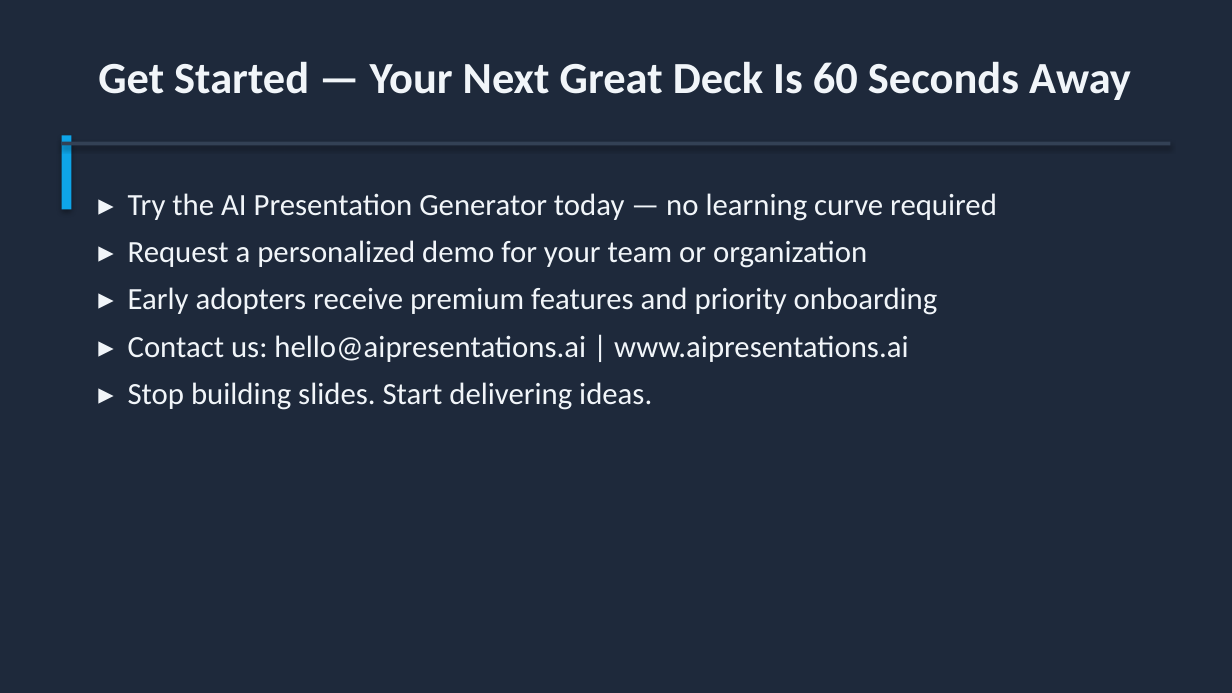
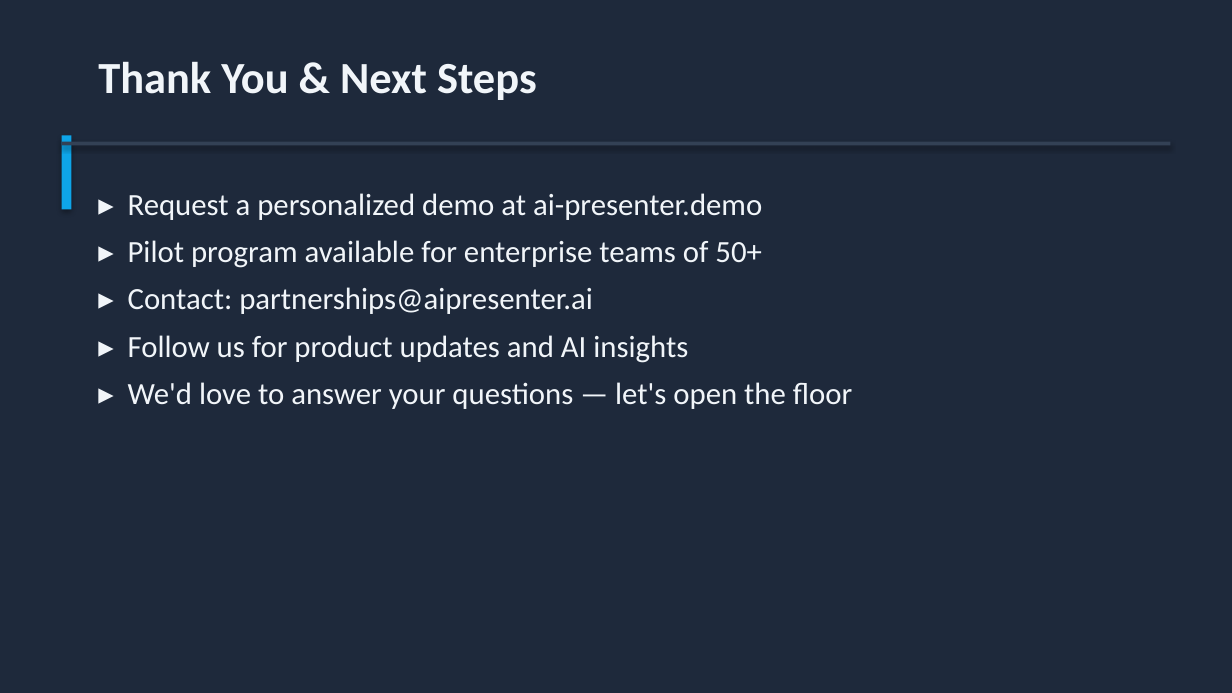
Before and after one commit to Moodswing9/claude-deck-generator, a slide deck: slide 11 of AI_Presentation_Generator_Pitch.pptx. Drawn at 1232x693 pixels with LibreOffice and Linux fonts; fonts in the diff are those of the drawing. Boxes give left, top, right and bottom in pixels: in the first picture for what was removed or moved away, otherwise in the second. Text is boxed around its words. In the diff, an @@ line names an element or a change of style, - is before the commit and + after.

```diff
--- a/AI_Presentation_Generator_Pitch.pptx
+++ b/AI_Presentation_Generator_Pitch.pptx
@@ text at (98,61,537,100): text changed @@
-Get Started — Your Next Great Deck Is 60 Seconds Away
+Thank You & Next Steps
@@ text at (128,193,852,409): text changed @@
-▸ Try the AI Presentation Generator today — no learning curve required
-▸ Request a personalized demo for your team or organization
-▸ Early adopters receive premium features and priority onboarding
-▸ Contact us: hello@aipresentations.ai | www.aipresentations.ai
-▸ Stop building slides. Start delivering ideas.
+▸ Request a personalized demo at ai-presenter.demo
+▸ Pilot program available for enterprise teams of 50+
+▸ Contact: partnerships@aipresenter.ai
+▸ Follow us for product updates and AI insights
+▸ We'd love to answer your questions — let's open the floor
```
Also in this commit, not shown: 8 other slides changed, 2 slides added, 2 slides removed, 4 other files.
